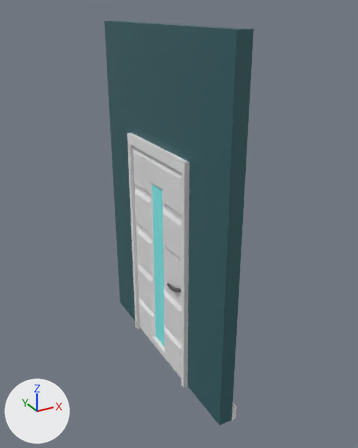
Two versions of the Blender file blender/src/Wall_office_door.blend, one commit apart.
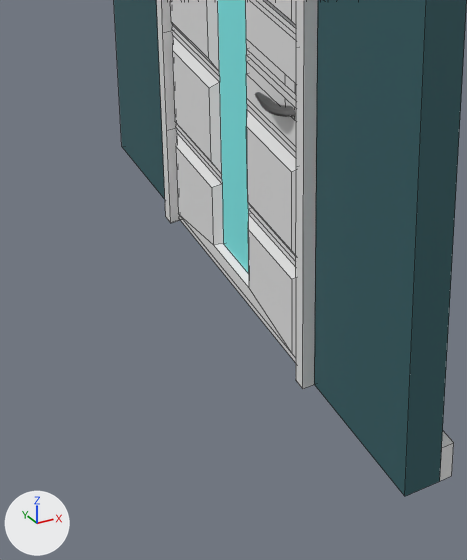
Each version is shown whole from a 50 mm lens placed at (-1.74, -3.4, 2.99), pointed at (0.08, -0.09, 1.33), then close up on the part from 22% to 67% of the width and 56% to 100% of the height. The axes (+X, +Y, +Z) are drawn at lower left. The lights are the same throughout. The older version's two pictures come first. The close-ups show mesh edges as thin lines.

Objects in the first close-up: 'Baseboard.001', 'Door', 'DoorFrame', 'Door_inner_glas', 'Wall_Door' and 1 more.
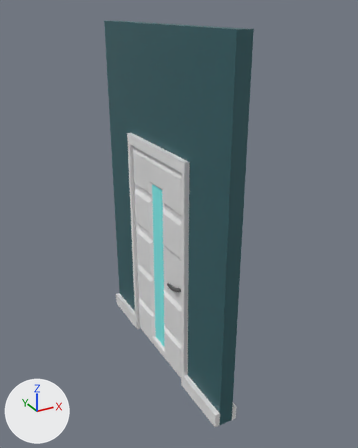
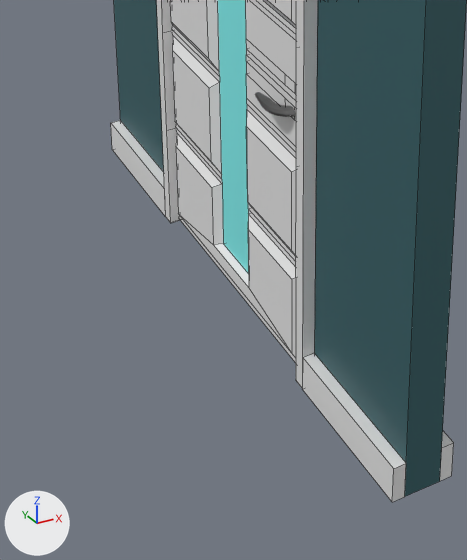
Where the change shows, as pixel boxes [x1, y1, x2, y2] in the close-ups (467 x 560 px):
'Baseboard.001', reshaped
    before: [440, 431, 454, 481]
    after: [111, 120, 454, 502]
part 1 of me_cube_019, added
    after: [302, 353, 406, 502]
part 2 of me_cube_019, added
    after: [111, 120, 166, 217]

The change in detail:
me_cube_019 is used by ob_baseboard_001; location (0.077, 0.0, 0.06); scale (0.02, 1.0, 0.06).
me_cube_019 had 16 vertices, 12 faces and spanned x -1.0..1.0, y -1.0..1.0, z -1.0..1.0.
me_cube_019 now has 32 vertices, 24 faces and spans x -8.79..1.0, y -1.0..1.0, z -1.0..1.0.
me_cube_019 part 1: a new loose piece, a box spanning x -8.79..-6.78, y -1.0..-0.5, z -1.0..1.0, in mat_baseboard_texture_007 (white #e7e7e7).
me_cube_019 part 2: a new loose piece, a box spanning x -8.79..-6.78, y 0.5..1.0, z -1.0..1.0, in mat_baseboard_texture_007 (white #e7e7e7).
